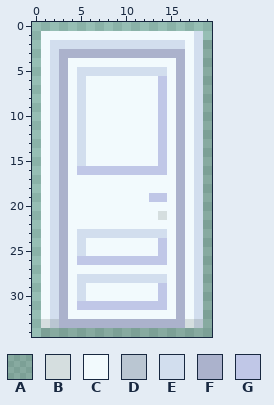
Pixel-art file: art/door.aseprite. Above: the version before the commit.
20x35 pixels, 1 frame.
Palette (. is transparent): A #2f382e26  B #d5dedf  C #f2fafd  D #bac6d2  E #d2deee  F #abb2cc  G #c0c7e7
Once edited:
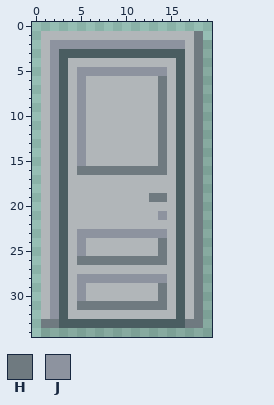
Colours new in this view: H #6f7a80  J #8d939f
The exact change:
colour C: #f2fafd -> #b1b6b9
colour F: #abb2cc -> #4a5d61
Changed rows in their new state; - is a pixel that keeps its letter.
first column x 1:
 1 -----------------H
 2 -JJJJJJJJJJJJJJJ-H
 3 -J---------------H
 4 -J---------------H
 5 -J--JJJJJJJJJJ---H
 6 -J--J--------H---H
 7 -J--J--------H---H
 8 -J--J--------H---H
 9 -J--J--------H---H
10 -J--J--------H---H
11 -J--J--------H---H
12 -J--J--------H---H
13 -J--J--------H---H
14 -J--J--------H---H
15 -J--J--------H---H
16 -J--HHHHHHHHHH---H
17 -J---------------H
18 -J---------------H
19 -J----------HH---H
20 -J---------------H
21 -J-----------J---H
22 -J---------------H
23 -J--JJJJJJJJJJ---H
24 -J--J--------H---H
25 -J--J--------H---H
26 -J--HHHHHHHHHH---H
27 -J---------------H
28 -J--JJJJJJJJJJ---H
29 -J--J--------H---H
30 -J--J--------H---H
31 -J--HHHHHHHHHH---H
32 -J---------------H
33 HH--------------HH
Boxes around the changes in both pictures, in picture pixels (x1, y1, x2, y2):
changed: (41, 31, 203, 328)
